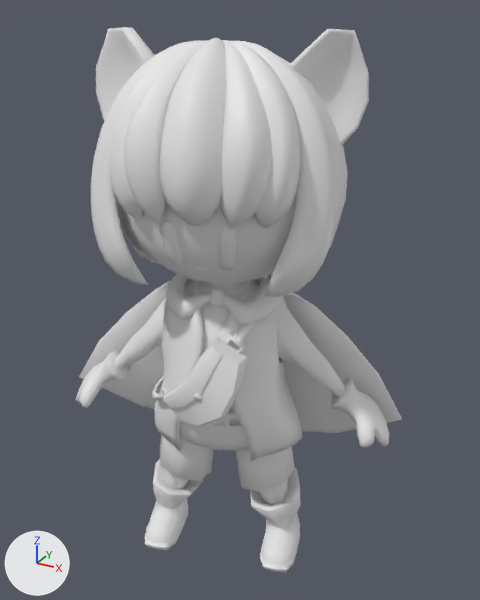
The FBX model Assets/2.IngameScene/Animations/Characters/PlayableCharacter/@Playable_Character_Attack.fbx, before and after one commit.
Before and after are seen from a 50 mm lens placed at (0.81, -1.395, 1.393), pointed at (0.0, 0.077, 0.657). The axes (+X, +Y, +Z) are drawn at lower left. The lights are the same throughout. Where no turn or scale is listed for an object, it has been applied to the vertices.

Before the edit, the objects in view are built like this:
```python
me_mesh = bpy.data.meshes.new('Mesh')
me_mesh.from_pydata(...)  # 4444 vertices, 4267 faces; spans x -0.445..0.449, y -0.298..0.433, z 0.0..1.426
me_mesh_001 = bpy.data.meshes.new('Mesh.001')
me_mesh_001.from_pydata(...)  # 404 vertices, 408 faces; spans x -19.2..19.2, y -4.9..5.7, z 10.4..32.6
ob_playable_body = bpy.data.objects.new('Playable_body', me_mesh)
ob_playable_body.location = (-0.002, 0.0, -0.074)
ob_playable_cape = bpy.data.objects.new('Playable_cape', me_mesh_001)
ob_playable_cape.location = (-0.002, 0.0, -0.074)
ob_playable_cape.rotation_euler = (0.0, 0.0, 0.262)  # degrees (0, 0, 15)
ob_playable_cape.scale = (0.0254, 0.0254, 0.0254)
```
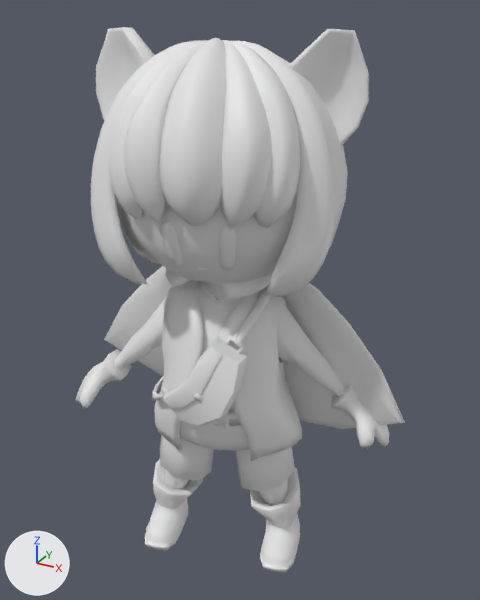
Changed parts and their boxes (x1, y1, x2, y2) in the pictures (480 x 600 px):
'Playable_cape', moved, turned: before (79, 275, 402, 433); after (104, 266, 405, 429)

The change, as a diff of the scene's bpy script:
```diff
--- a/Assets/2.IngameScene/Animations/Characters/PlayableCharacter/@Playable_Character_Attack.fbx.py
+++ b/Assets/2.IngameScene/Animations/Characters/PlayableCharacter/@Playable_Character_Attack.fbx.py
@@ ob_playable_cape @@
 ob_playable_cape = bpy.data.objects.new('Playable_cape', me_mesh_001)
-ob_playable_cape.location = (-0.002, 0.0, -0.074)
-ob_playable_cape.rotation_euler = (0.0, 0.0, 0.262)  # degrees (0, 0, 15)
+ob_playable_cape.location = (0.0, 0.0, 0.0)
 ob_playable_cape.scale = (0.0254, 0.0254, 0.0254)
```
